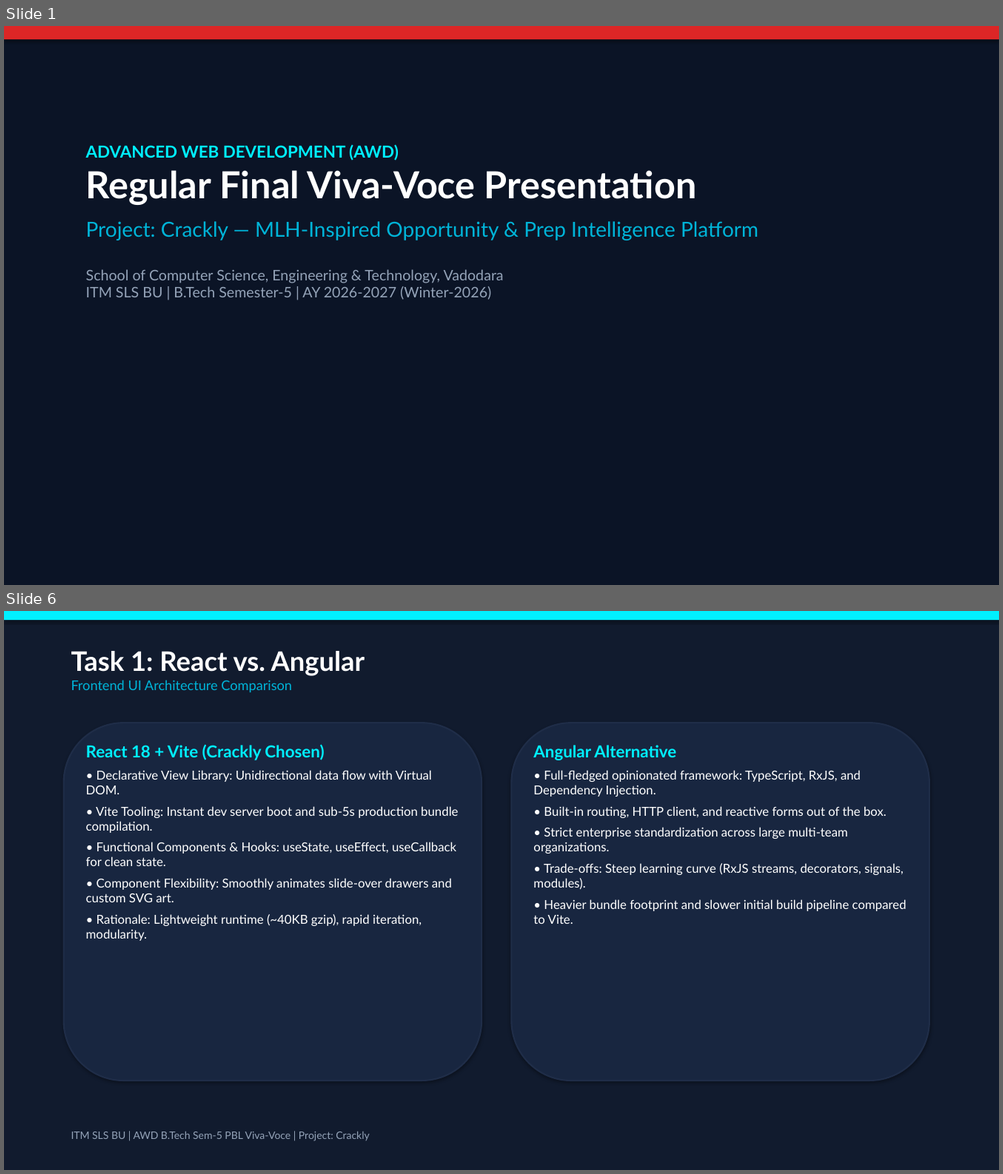
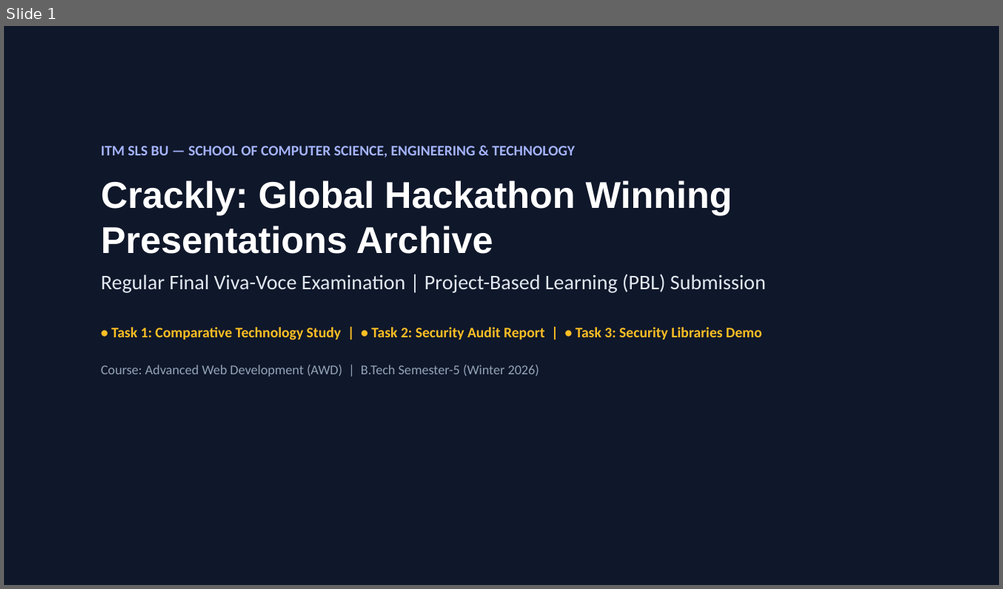
Before and after one commit to ToshalTrivedi/AWD_Project-, a slide deck: docs/AWD_Final_Viva_Presentation_Crackly.pptx. Shown one above the other, each under a label of ours: slides 1 and 6 before the commit, slide 1 after it; the slides between them are not shown. The pictures are 1003x1174 and 1003x589 pixels, drawn with LibreOffice and Linux fonts; fonts in the diff are those of the drawing. Boxes give left, top, right and bottom in pixels: in the first picture for what was removed or moved away, otherwise in the second. Text is boxed around its words. In the diff, an @@ line names an element or a change of style, - is before the commit and + after.

Commit message:
feat(crackly): streamline codebase, update brand favicon, and add AWD viva-voce deliverables (PPT, reports, test suite)

```diff
--- a/docs/AWD_Final_Viva_Presentation_Crackly.pptx
+++ b/docs/AWD_Final_Viva_Presentation_Crackly.pptx
@@ slide 6 removed at (4, 611, 999, 1170), background #FFFFFF @@
@@ rectangle removed at (4, 611, 999, 1170) @@
@@ rectangle removed at (4, 611, 999, 620) @@
@@ text removed at (71, 651, 365, 692) @@
-Task 1: React vs. Angular
-Frontend UI Architecture Comparison
@@ rounded rectangle removed at (64, 723, 481, 1081) @@
@@ rounded rectangle removed at (512, 723, 929, 1081) @@
@@ text removed at (86, 744, 458, 941) @@
-React 18 + Vite (Crackly Chosen)
-• Declarative View Library: Unidirectional data flow with Virtual DOM.
-• Vite Tooling: Instant dev server boot and sub-5s production bundle compilation.
-• Functional Components & Hooks: useState, useEffect, useCallback for clean state.
-• Component Flexibility: Smoothly animates slide-over drawers and custom SVG art.
-• Rationale: Lightweight runtime (~40KB gzip), rapid iteration, modularity.
@@ text removed at (533, 745, 906, 924) @@
-Angular Alternative
-• Full-fledged opinionated framework: TypeScript, RxJS, and Dependency Injection.
-• Built-in routing, HTTP client, and reactive forms out of the box.
-• Strict enterprise standardization across large multi-team organizations.
-• Trade-offs: Steep learning curve (RxJS streams, decorators, signals, modules).
-• Heavier bundle footprint and slower initial build pipeline compared to Vite.
@@ text removed at (71, 1131, 369, 1142) @@
-ITM SLS BU | AWD B.Tech Sem-5 PBL Viva-Voce | Project: Crackly
@@ slide 1 changed as well @@
@@ rectangle at (4, 26, 999, 585): fill #0B1426 to #0F172A @@
@@ rectangle removed at (4, 26, 999, 39) @@
@@ text at (101, 146, 765, 377): text changed; font Lato to Calibri; text colour #94A3B8 to #FBBF24; bold on @@
-ADVANCED WEB DEVELOPMENT (AWD)
-Regular Final Viva-Voce Presentation
-Project: Crackly — MLH-Inspired Opportunity & Prep Intelligence Platform
-School of Computer Science, Engineering & Technology, Vadodara
-ITM SLS BU | B.Tech Semester-5 | AY 2026-2027 (Winter-2026)
+ITM SLS BU — SCHOOL OF COMPUTER SCIENCE, ENGINEERING & TECHNOLOGY
+Crackly: Global Hackathon Winning Presentations Archive
+Regular Final Viva-Voce Examination | Project-Based Learning (PBL) Submission
+• Task 1: Comparative Technology Study | • Task 2: Security Audit Report | • Task 3: Security Libraries Demo
+Course: Advanced Web Development (AWD) | B.Tech Semester-5 (Winter 2026)
```
Also in this commit, not shown: 9 slides added, 11 other slides removed, 49 other files.
